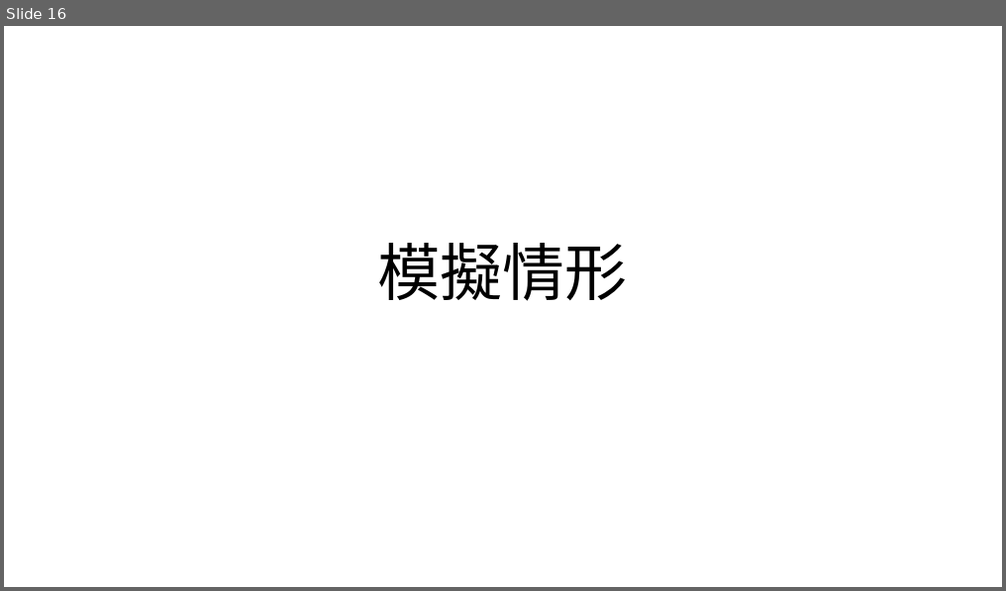
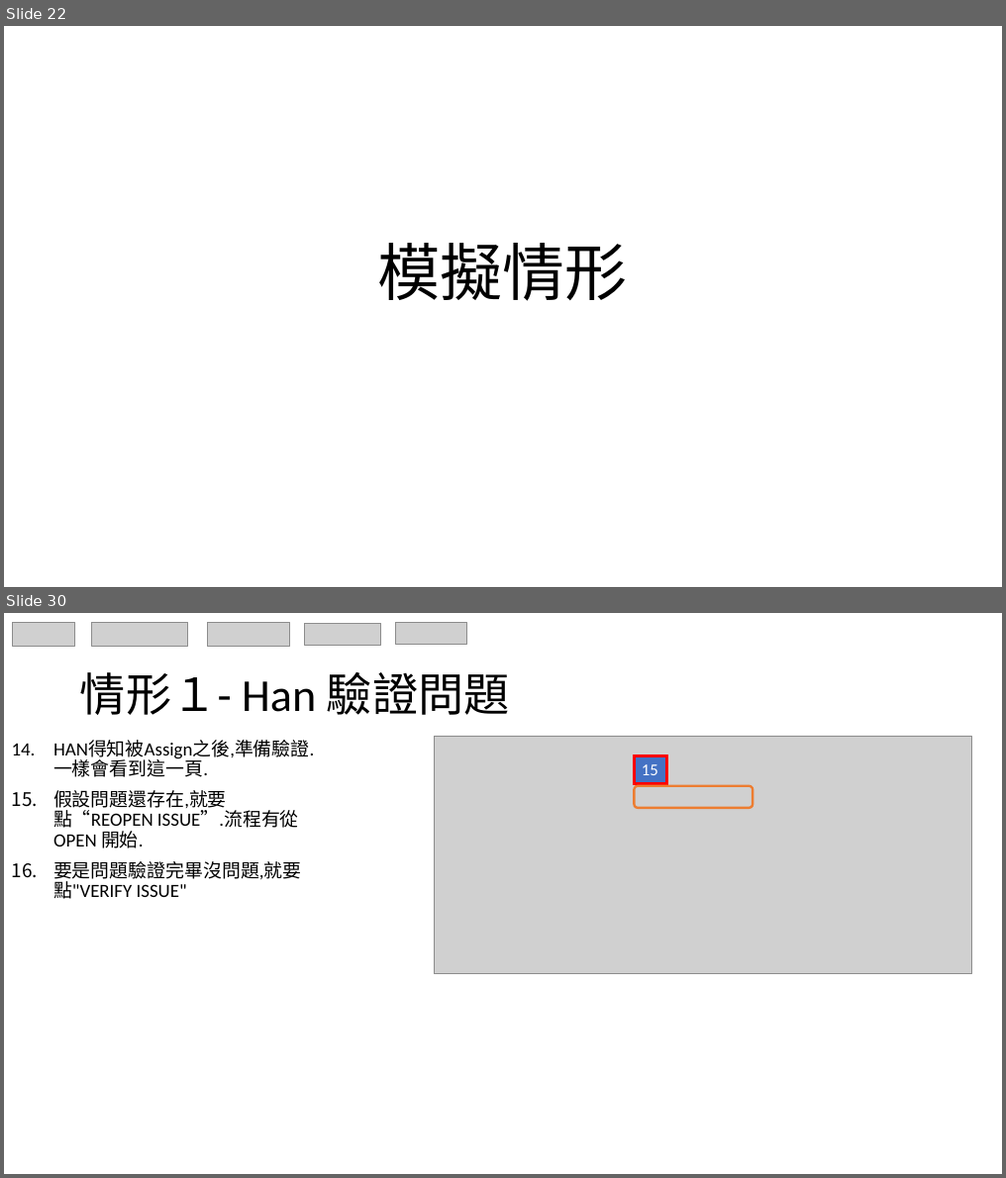
Before and after one commit to HanFormosa/JIRA, a slide deck: JIRA Proposal.pptx. Shown one above the other, each under a label of ours: slide 16 before the commit, slides 22 and 30 after it; the slides between them are not shown. The pictures are 1006x591 and 1006x1178 pixels, drawn with LibreOffice and Linux fonts; fonts in the diff are those of the drawing; grey boxes stand for pictures. Boxes give left, top, right and bottom in pixels: in the first picture for what was removed or moved away, otherwise in the second. Text is boxed around its words. In the diff, an @@ line names an element or a change of style, - is before the commit and + after.

```diff
--- a/JIRA Proposal.pptx
+++ b/JIRA Proposal.pptx
@@ slide 30 added at (x1=4, y1=613, x2=1002, y2=1174), background #FFFFFF @@
@@ group added at (x1=13, y1=622, x2=467, y2=646): 5 pictures @@
@@ title added at (x1=80, y1=672, x2=510, y2=715), 44 pt, text #000000 @@
+情形１- Han 驗證問題
@@ text added at (x1=54, y1=740, x2=314, y2=899), 18 pt, text #000000 @@
+14. HAN得知被Assign之後,準備驗證. 一樣會看到這一頁.
+15. 假設問題還存在,就要點“REOPEN ISSUE”.流程有從OPEN 開始.
+16. 要是問題驗證完畢沒問題,就要點"VERIFY ISSUE"
@@ picture added at (x1=435, y1=736, x2=972, y2=974) @@
@@ rectangle added at (x1=635, y1=756, x2=666, y2=783), fill #4472C4, outline #FF0000 3 pt, 16 pt, text #FFFFFF @@
+15
@@ rounded rectangle added at (x1=635, y1=786, x2=752, y2=808), outline #ED7D31 2.25 pt @@
@@ what was slide 16 is now slide 22 @@
```
Also in this commit, not shown: 13 slides changed, 16 other slides added.
